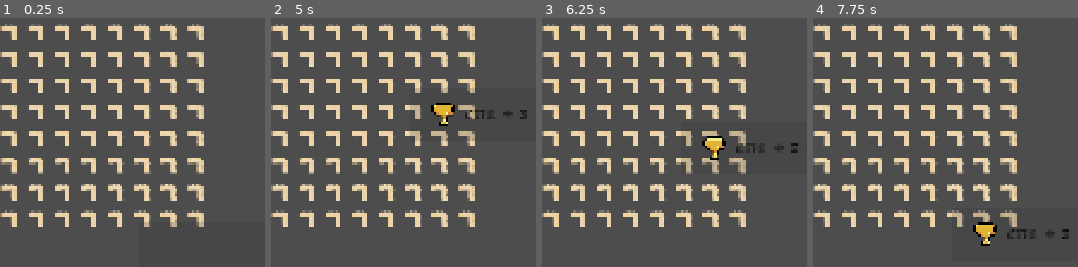
Above: before the commit, frames 1-4 (left to right).
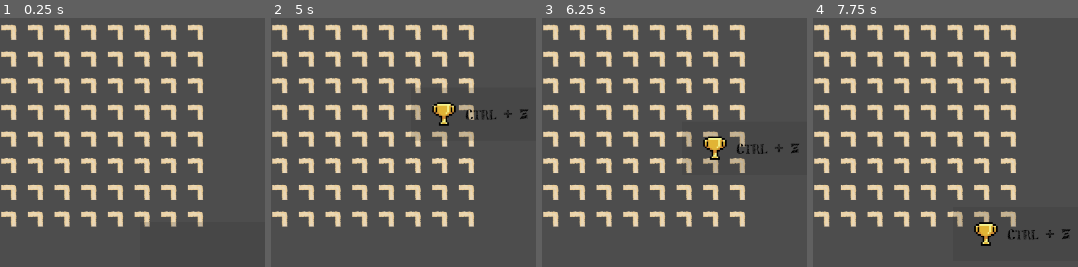
Above: after the commit, the same moments.

Repository: Tunagoksal/TeduJam26
Game: Godot game, scene res://tile_logic.tscn
Same seed, same stepped clock (60 frames per second), same inputs: the game is played once before the commit and once after it. The engine's default icon, where the game draws it, is replaced by a stand-in: a white triangle on a blue panel in a dark square. Sound files missing from this copy of the repository are replaced by a short silence.
Inputs (mouse positions are in pixels of both pictures, inside the frame that each line leads up to):
- Up to frame 1 (0.25 s): no input
- Up to frame 2 (5 s): tap Enter at 0.5, 2, 3.5 s; move the mouse to (outside the picture) at 0.52 s; hold Right (right) 0.53-1.25 s; tap Shift (roll) at 0.6 s; click (outside the picture) at 0.67 s; tap Space at 1.25, 2.75, 4.25 s; drag from (512, 262) to (outside the picture) at 1.27 s; move the mouse to (outside the picture) at 2.02 s; hold Right (right) 2.03-2.75 s; tap X at 2.1 s; drag from (outside the picture) to (430, 172) at 2.77 s; move the mouse to (outside the picture) at 3.52 s; hold Left (left) 3.53-4.25 s; tap V at 3.6 s; drag from (430, 172) to (outside the picture) at 4.27 s
- Up to frame 3 (6.25 s): move the mouse to (outside the picture) at 5.02 s; hold Down (down) 5.03-5.75 s; tap Z at 5.1 s; click (outside the picture) at 5.17 s; drag from (outside the picture) to (783, 262) at 5.77 s
- Up to frame 4 (7.75 s): move the mouse to (outside the picture) at 6.52 s; hold Up (up) 6.53-7.25 s; tap C at 6.6 s; drag from (1054, 262) to (outside the picture) at 7.27 s

The runs differ from the first frame. In frame 1, 6.4% of the frame differs, in the area x 0-77%, y 2-84%; in frame 2, 6.7%; in frame 3, 6.7%; in frame 4, 6.8%, in the area x 0-97%, y 2-92%.

Commit message:
flag fix

Diff:
--- a/levels/level_tutorial.tscn
+++ b/levels/level_tutorial.tscn
@@ -1,11 +1,9 @@
-[gd_scene format=4 uid="uid://dho0u20gbdxqi"]
+[gd_scene format=4 uid="uid://cu1qnpen08mn3"]
 
 [ext_resource type="Script" uid="uid://dvdei14ffpg1" path="res://tile_logic.gd" id="1_3eydx"]
 [ext_resource type="Script" uid="uid://b8vffe7fik1nm" path="res://scripts/level.gd" id="1_u2472"]
 [ext_resource type="TileSet" uid="uid://b2h2crx1fhmdu" path="res://test_tileset.tres" id="2_u2472"]
 [ext_resource type="Material" path="res://assets/character.tres" id="3_u2472"]
-[ext_resource type="PackedScene" uid="uid://bm6s73jtr2ban" path="res://scenes/item.tscn" id="3_wt7er"]
-[ext_resource type="Resource" uid="uid://by63gqomk2y3p" path="res://resources/test_item.tres" id="4_v5f2i"]
 [ext_resource type="PackedScene" uid="uid://dnoi8sf8ixw0s" path="res://scenes/character.tscn" id="5_le33n"]
 
 [node name="Level2" type="Node2D" unique_id=620947927]
@@ -33,10 +31,5 @@
 material = ExtResource("3_u2472")
 tile_set = ExtResource("2_u2472")
 
-[node name="Item" parent="." unique_id=2141756766 instance=ExtResource("3_wt7er")]
-visible = false
-position = Vector2(501, 197)
-item_data = ExtResource("4_v5f2i")
-
 [node name="Character" parent="." unique_id=1749950208 instance=ExtResource("5_le33n")]
 position = Vector2(283, 299)
--- a/project.godot
+++ b/project.godot
@@ -20,13 +20,14 @@
 AchievementManager="*uid://b2k5kb2rb6esa"
 DialogManager="*uid://byalvv5jg0yey"
 SceneManager="*uid://ywyoeku18ms6"
-MusicPlayer="*uid://b7or5wx2r00ni"
 
 [display]
 
 window/size/viewport_width=1920
 window/size/viewport_height=1080
-window/stretch/mode="canvas_items"
+window/size/mode=3
+window/stretch/mode="viewport"
+window/stretch/aspect="expand"
 
 [input]
 
--- a/scenes/main_menu.tscn
+++ b/scenes/main_menu.tscn
@@ -35,7 +35,7 @@
 grow_vertical = 2
 script = ExtResource("1_bqqt6")
 speech_sound = ExtResource("2_wu84c")
-next_level_path = "res://scenes/level2.tscn"
+next_level_path = "res://levels/level_tutorial.tscn"
 
 [node name="PaperBg2" type="Sprite2D" parent="." unique_id=1223476082]
 position = Vector2(969.00006, 533)
--- a/tile_logic.gd
+++ b/tile_logic.gd
@@ -353,7 +353,7 @@
 				var scene = load(item_scenes[item_path_id])
 				if scene:
 					var instance = scene.instantiate()
-					var world_pos = display_layer.map_to_local(cell)
+					var world_pos = display_layer.position + display_layer.map_to_local(cell)
 					if instance is Flag:
 						instance.path = next_level_path
 					add_child(instance)
